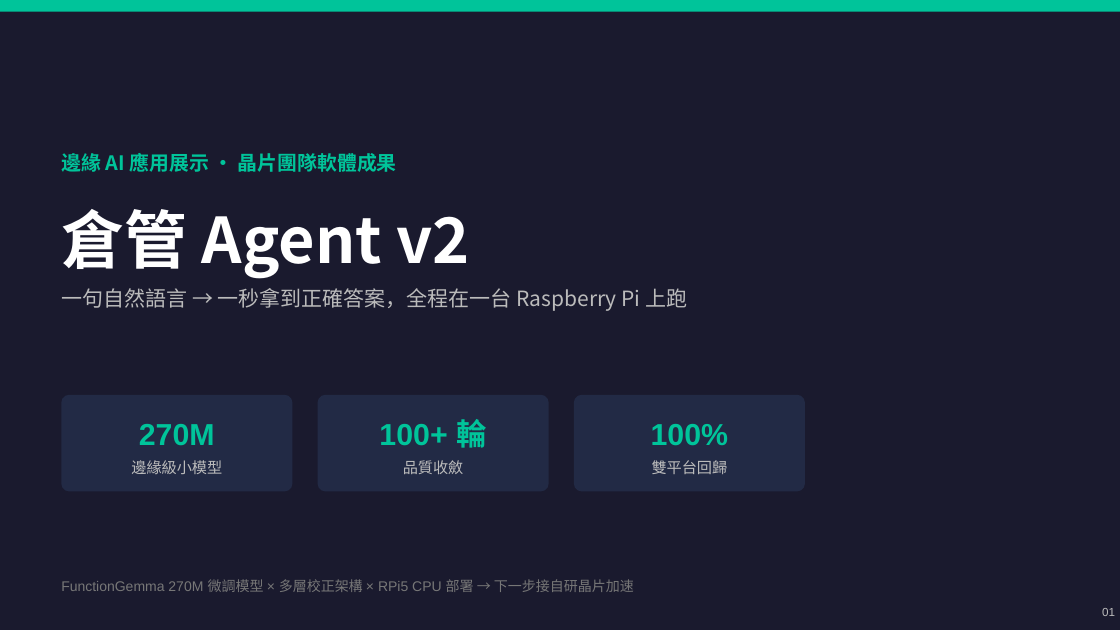
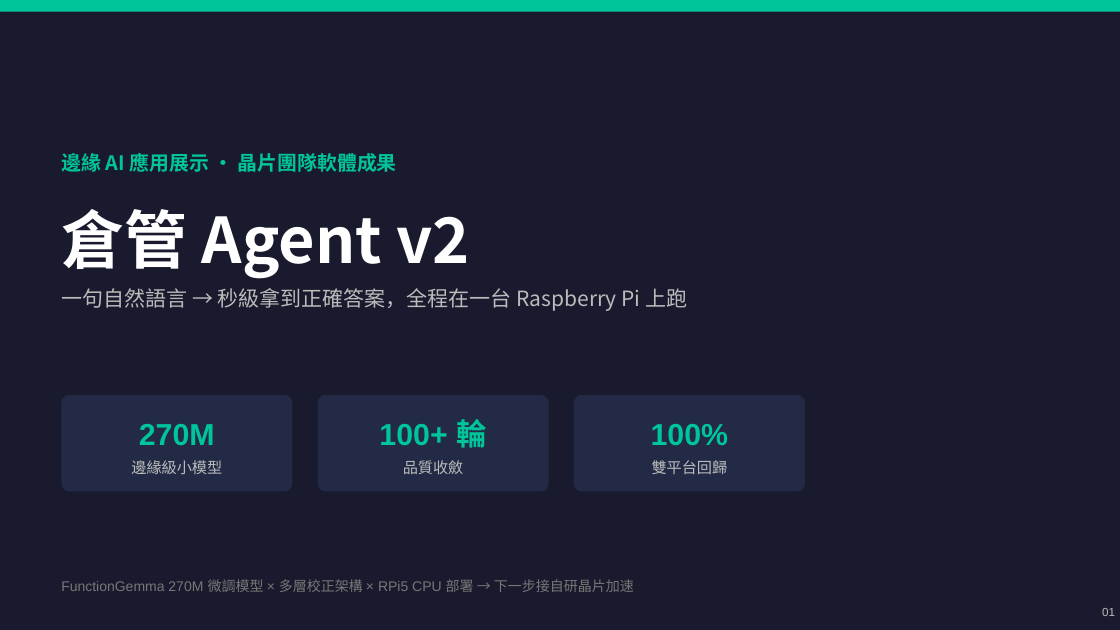
Before and after one commit to chunyen627-afk/warehouse-v2-agent, a slide deck: slide 1 of 倉管Agent_專案簡報.pptx. Drawn at 1120x630 pixels with LibreOffice and Linux fonts; fonts in the diff are those of the drawing. Boxes give left, top, right and bottom in pixels: in the first picture for what was removed or moved away, otherwise in the second. Text is boxed around its words. In the diff, an @@ line names an element or a change of style, - is before the commit and + after.

```diff
--- a/倉管Agent_專案簡報.pptx
+++ b/倉管Agent_專案簡報.pptx
@@ text at [61, 288, 687, 311]: text changed @@
-一句自然語言 → 一秒拿到正確答案，全程在一台 Raspberry Pi 上跑
+一句自然語言 → 秒級拿到正確答案，全程在一台 Raspberry Pi 上跑
```
Also in this commit, not shown: 9 other slides changed, 1 other file.
